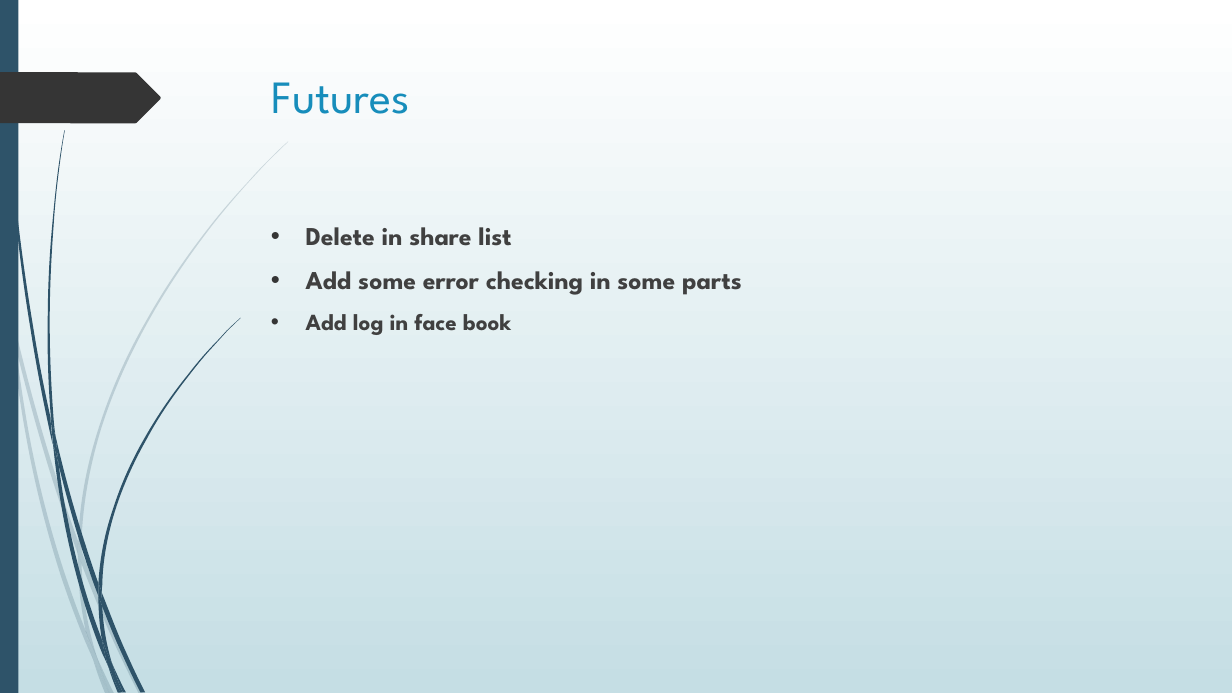
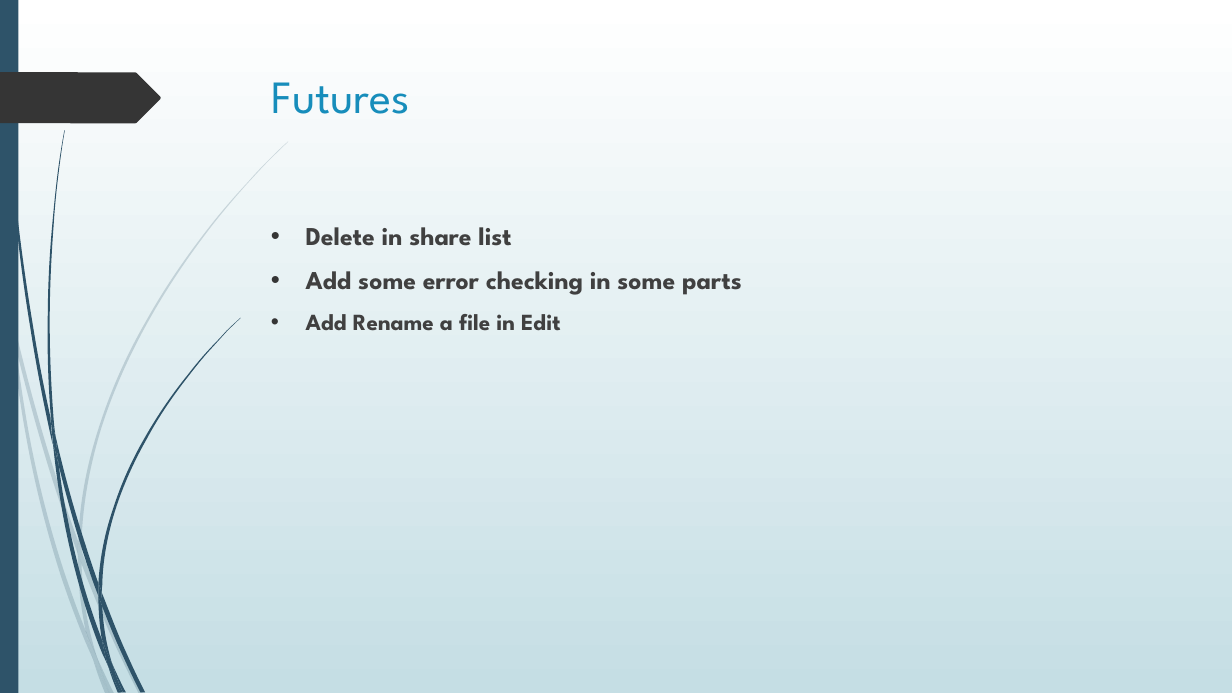
Before and after one commit to Azam6169/storageSystem, a slide deck: slide 7 of PHP-Presentation.pptx. Drawn at 1232x693 pixels with LibreOffice and Linux fonts; fonts in the diff are those of the drawing. Boxes give left, top, right and bottom in pixels: in the first picture for what was removed or moved away, otherwise in the second. Text is boxed around its words. In the diff, an @@ line names an element or a change of style, - is before the commit and + after.

```diff
--- a/PHP-Presentation.pptx
+++ b/PHP-Presentation.pptx
@@ text at box(306, 314, 561, 331): text changed @@
-• Add log in face book
+• Add Rename a file in Edit
```
Also in this commit, not shown: 6 other slides changed, 1 slide added, 1 slide removed, 6 other files.
